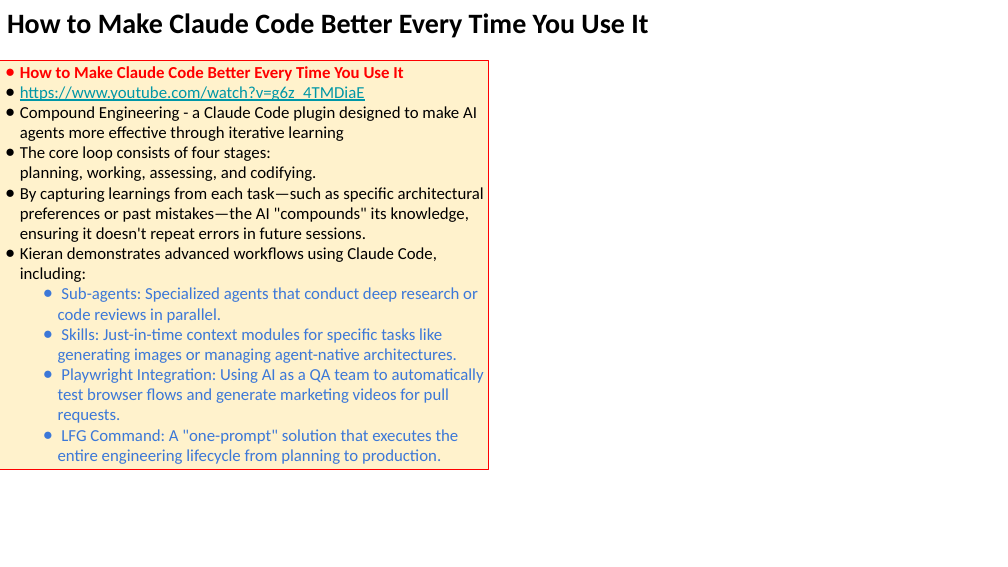
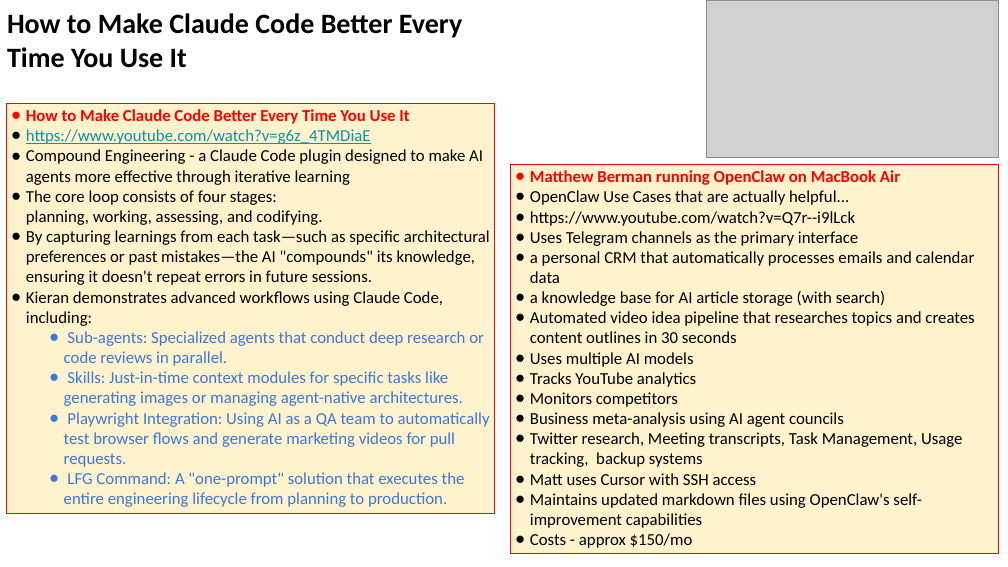
Before and after one commit to lselector/seminar, a slide deck: slide 24 of 2026/2026-02-13-AI-Updates.pptx (slide 16 before the commit). Drawn at 1008x567 pixels with LibreOffice and Linux fonts; fonts in the diff are those of the drawing; grey boxes stand for pictures. Boxes give left, top, right and bottom in pixels: in the first picture for what was removed or moved away, otherwise in the second. Text is boxed around its words. In the diff, an @@ line names an element or a change of style, - is before the commit and + after.

```diff
--- a/2026/2026-02-13-AI-Updates.pptx
+++ b/2026/2026-02-13-AI-Updates.pptx
@@ text "How to Make Claude Code ..." rewrapped from (7, 13, 648, 38) to (7, 13, 462, 68) @@
@@ picture added at (707, 0, 999, 157) @@
@@ rectangle "How to Make Claude Code ...": place and size @@
-rectangle "How to Make Claude Code ..." at (0, 60, 489, 470)
+rectangle "How to Make Claude Code ..." at (6, 104, 495, 513)
@@ rectangle added at (510, 165, 999, 554), fill #FFF2CC, outline #FF0000 0.75 pt, 12 pt, text #000000 @@
+● Matthew Berman running OpenClaw on MacBook Air
+● OpenClaw Use Cases that are actually helpful...
+● https://www.youtube.com/watch?v=Q7r--i9lLck
+● Uses Telegram channels as the primary interface
+● a personal CRM that automatically processes emails and calendar data
+● a knowledge base for AI article storage (with search)
+● Automated video idea pipeline that researches topics and creates content outlines in 30 seconds
+● Uses multiple AI models
+● Tracks YouTube analytics
+● Monitors competitors
+● Business meta-analysis using AI agent councils
+● Twitter research, Meeting transcripts, Task Management, Usage tracking, backup systems
+● Matt uses Cursor with SSH access
+● Maintains updated markdown files using OpenClaw's self-improvement capabilities
+● Costs - approx $150/mo
```
Also in this commit, not shown: 13 other slides changed, 13 slides added, 3 slides removed.
